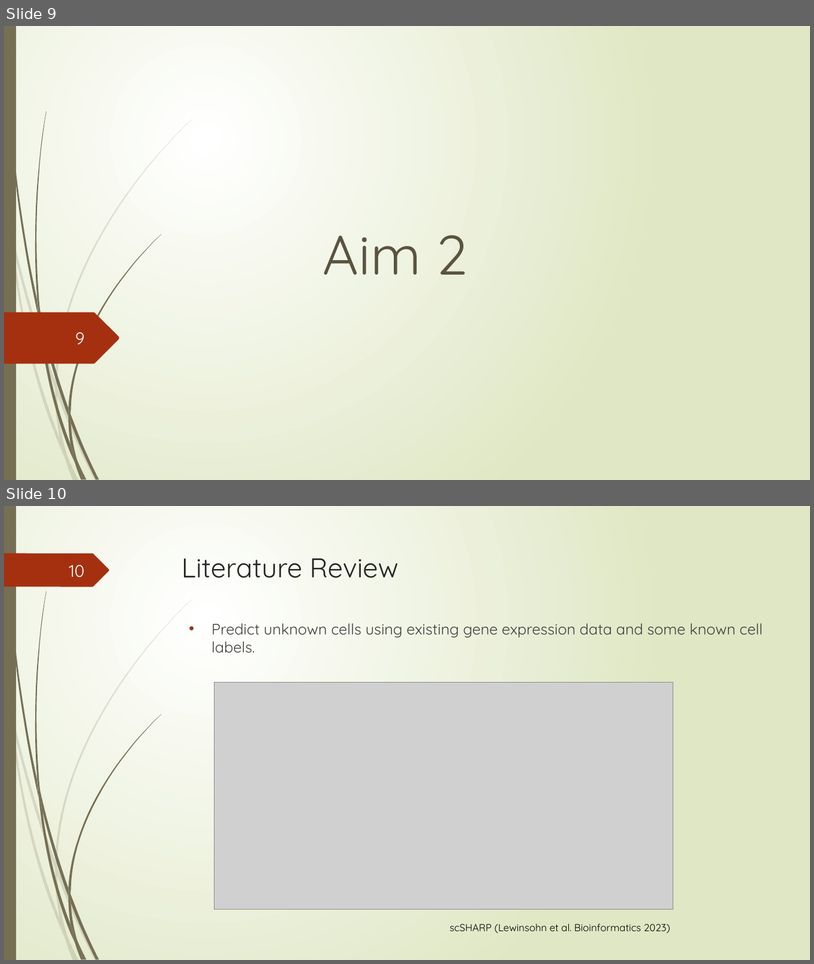
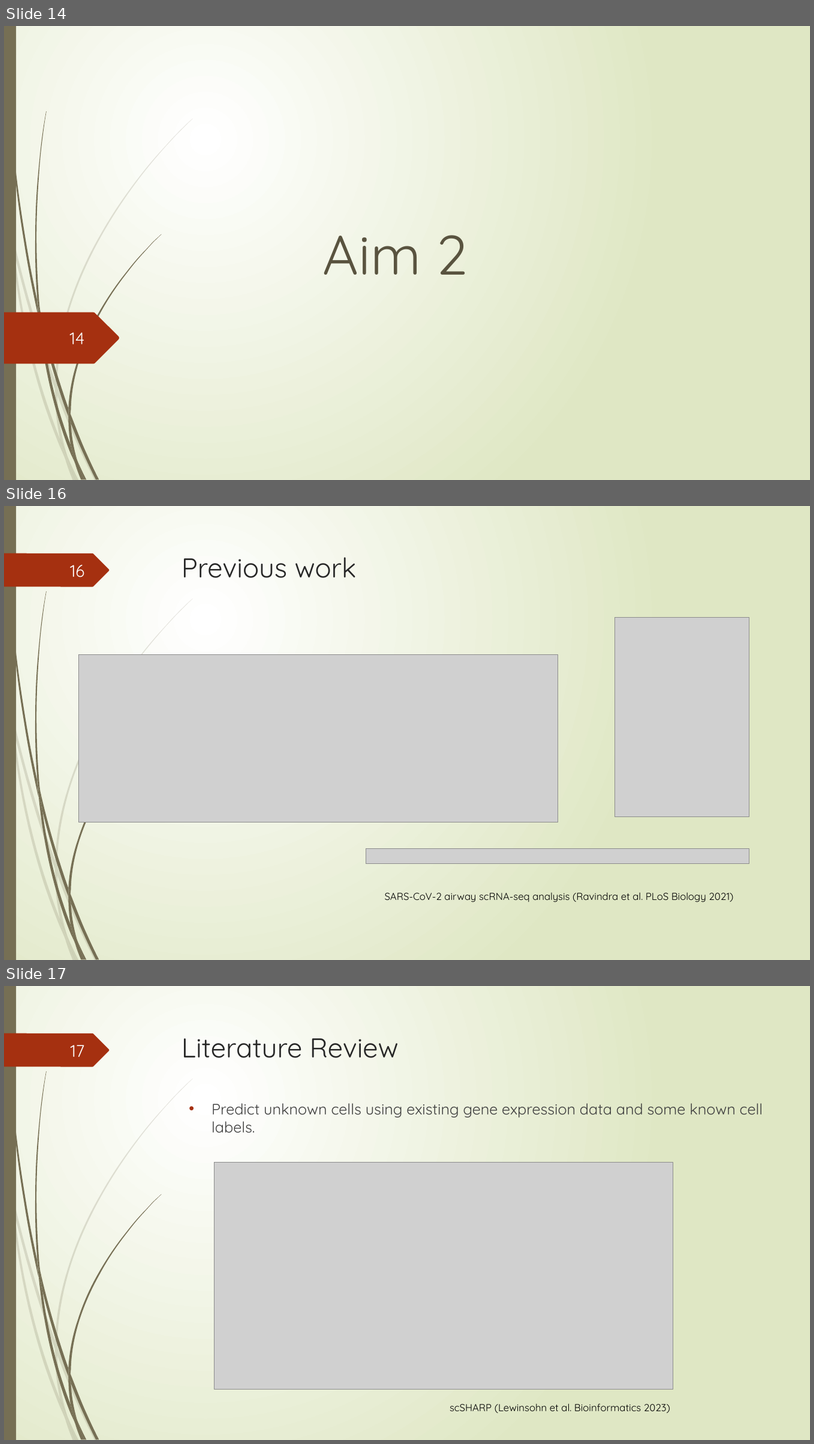
Before and after one commit to Lai-jun-yan/Academia-Sinica-internship-project, a slide deck: 暑期實習進度報告/presentation_final.pptx. Shown one above the other, each under a label of ours: slides 9 and 10 before the commit, slides 14, 16 and 17 after it; the slides between them are not shown. The pictures are 814x964 and 814x1444 pixels, drawn with LibreOffice and Linux fonts; fonts in the diff are those of the drawing; grey boxes stand for pictures. Boxes give left, top, right and bottom in pixels: in the first picture for what was removed or moved away, otherwise in the second. Text is boxed around its words. In the diff, an @@ line names an element or a change of style, - is before the commit and + after.

```diff
--- a/暑期實習進度報告/presentation_final.pptx
+++ b/暑期實習進度報告/presentation_final.pptx
@@ slide 16 added at box(4, 506, 810, 960), background gradient #FFFFFF to #DFE8C4; not listed: 24 template elements that a slide beside it also shows @@
@@ title added at box(182, 557, 357, 578), 32.4 pt, text #262626 @@
+Previous work
@@ page number added at box(70, 565, 84, 577), 20 pt, text #FEFFFF @@
+16
@@ picture added at box(615, 618, 750, 817) @@
@@ picture added at box(79, 654, 558, 822) @@
@@ picture added at box(366, 849, 749, 864) @@
@@ text added at box(385, 892, 734, 902), 12 pt, text #000000 @@
+SARS-CoV-2 airway scRNA-seq analysis (Ravindra et al. PLoS Biology 2021)
@@ what was slide 9 is now slide 14 @@
@@ page number at box(70, 332, 85, 344): text changed @@
-9
+14
@@ what was slide 10 is now slide 17 @@
@@ page number at box(71, 1045, 85, 1057): text changed @@
-10
+17
```
Also in this commit, not shown: 5 slides changed, 18 other slides added, 3 slides removed.
